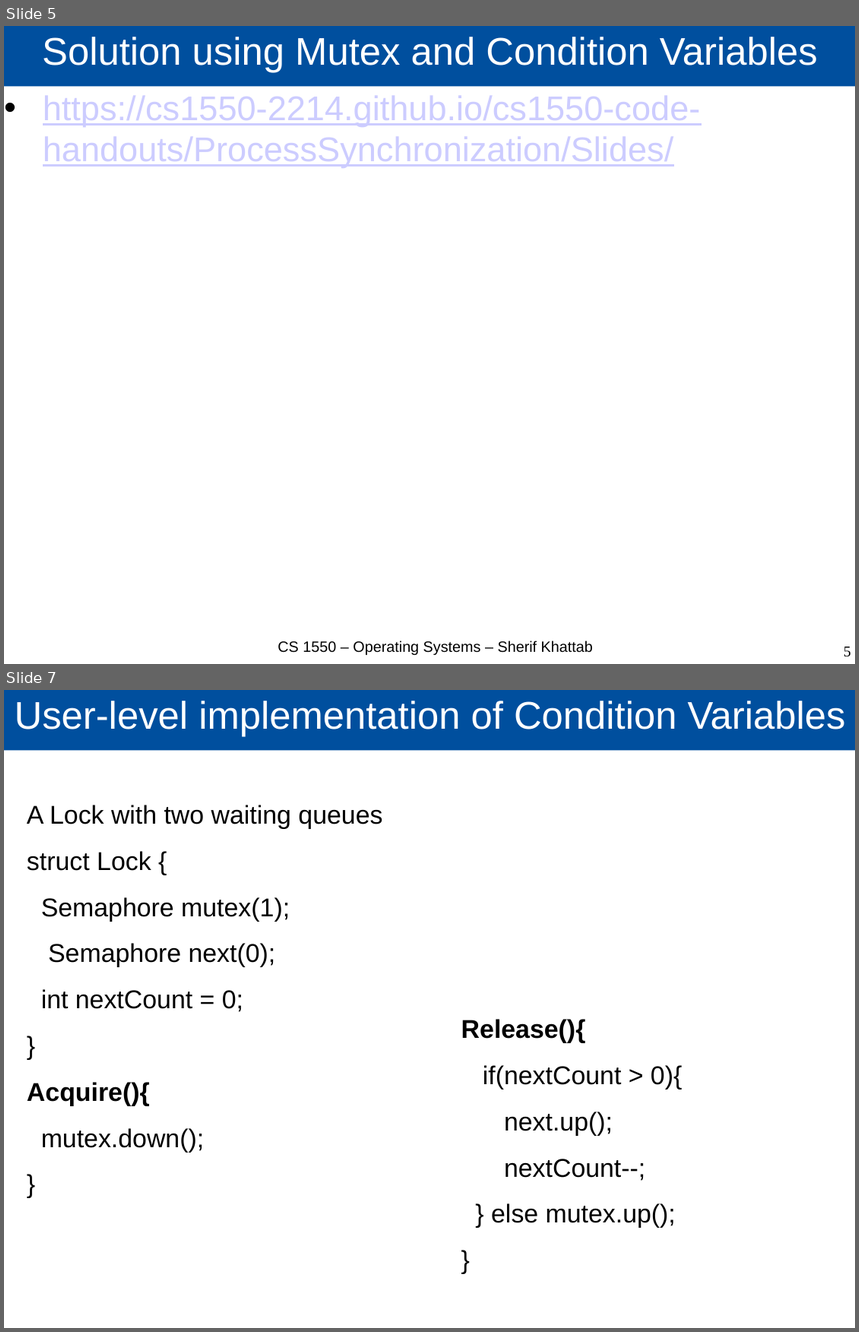
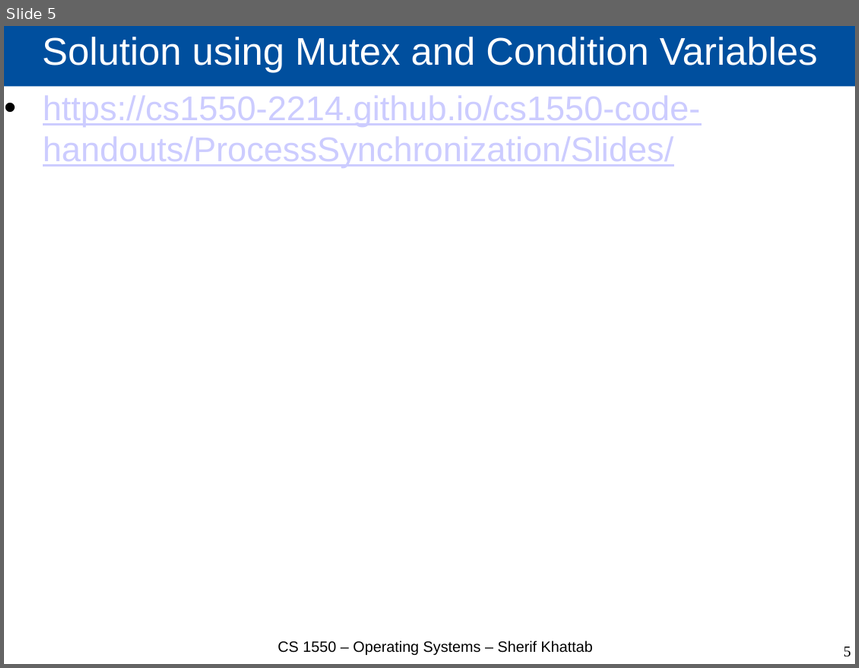
Before and after one commit to cs1550-2244/cs1550-code-handouts, a slide deck: DraftSlides/Lecture12.pptx. Shown one above the other, each under a label of ours: slides 5 and 7 before the commit, slide 5 after it; the slides between them are not shown. The pictures are 859x1332 and 859x668 pixels, drawn with LibreOffice and Linux fonts; fonts in the diff are those of the drawing. Boxes give left, top, right and bottom in pixels: in the first picture for what was removed or moved away, otherwise in the second. Text is boxed around its words. In the diff, an @@ line names an element or a change of style, - is before the commit and + after.

```diff
--- a/DraftSlides/Lecture12.pptx
+++ b/DraftSlides/Lecture12.pptx
@@ slide 7 removed at (4, 690, 855, 1328), background #FFFFFF @@
@@ title removed at (4, 690, 855, 751) @@
-User-level implementation of Condition Variables
@@ text removed at (27, 805, 382, 1152) @@
-A Lock with two waiting queues
-struct Lock {
-Semaphore mutex(1);
-Semaphore next(0);
-int nextCount = 0;
-}
-Acquire(){
-mutex.down();
-}
@@ text removed at (462, 1019, 682, 1228) @@
-Release(){
-if(nextCount > 0){
-next.up();
-nextCount--;
-} else mutex.up();
-}
```
Also in this commit, not shown: 1 slide changed, 47 other slides removed, 3 other files.
